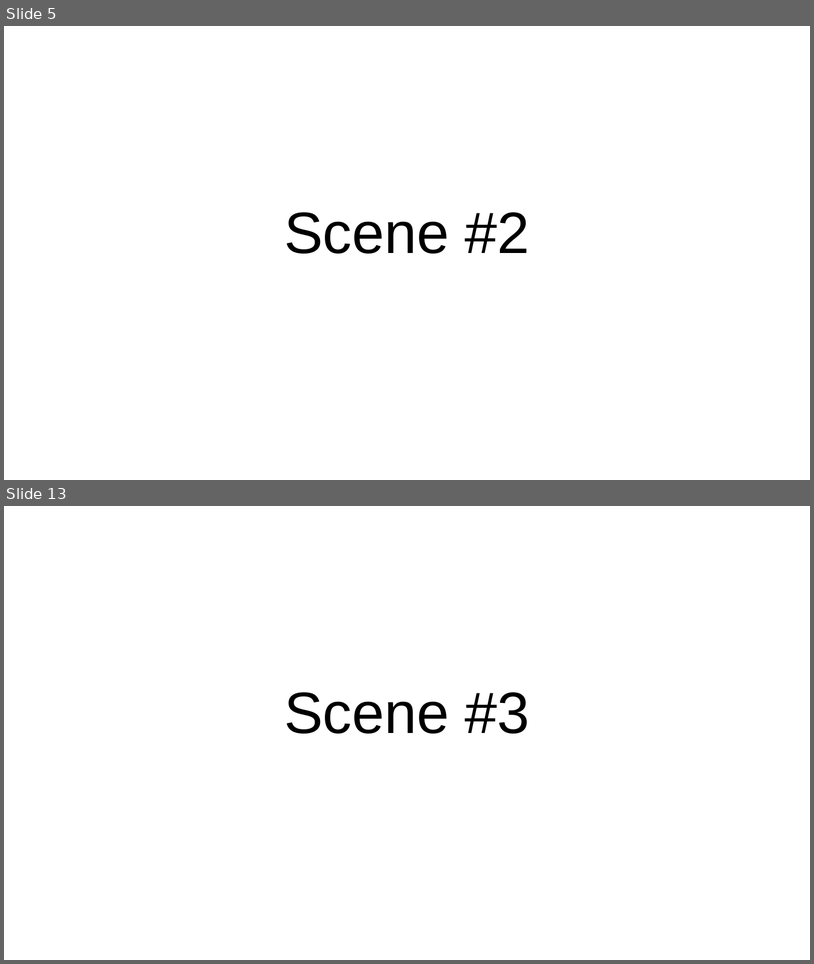
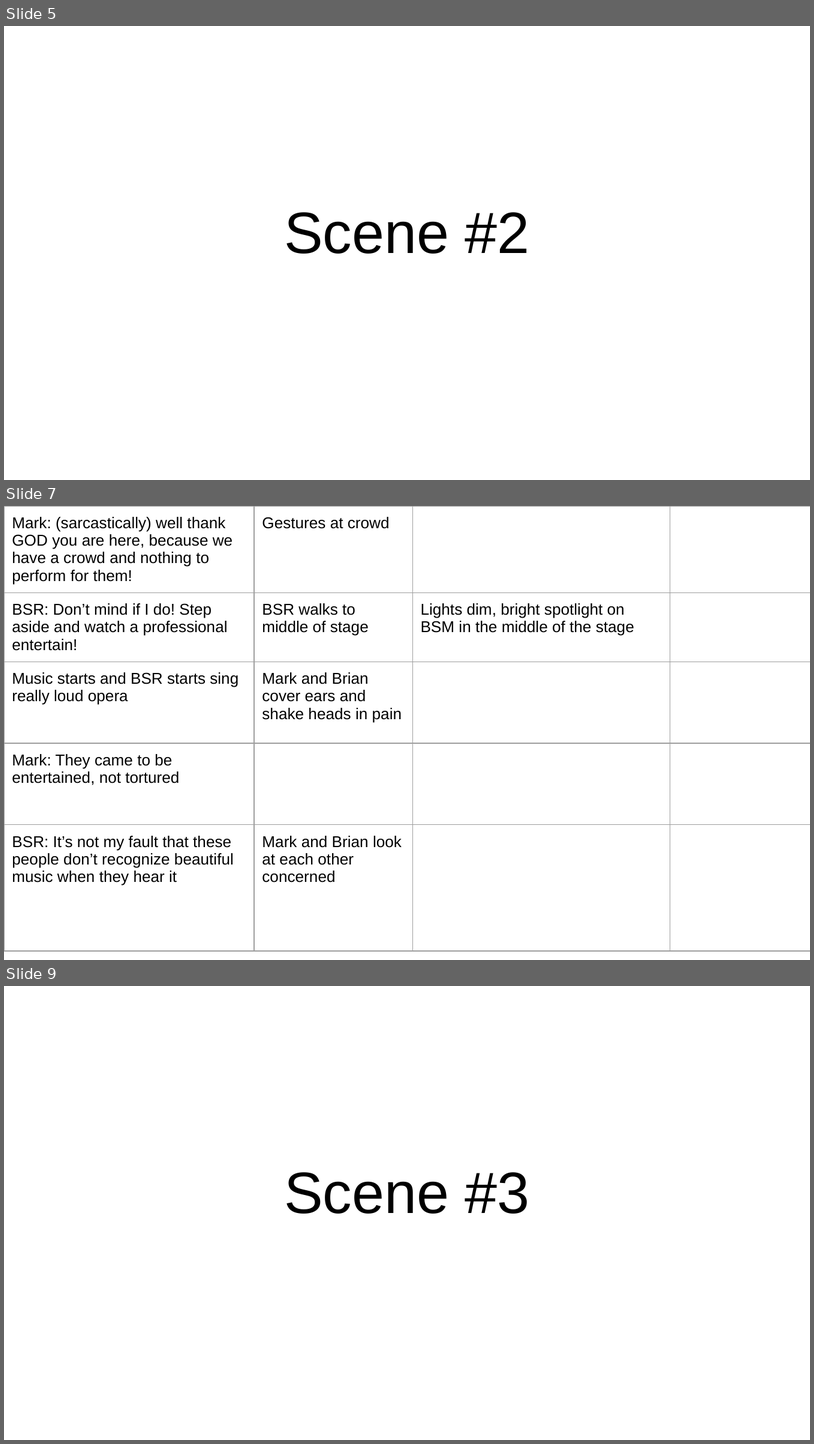
Before and after one commit to poanessa/RobotTheater2017, a slide deck: Capstone play_ Motion Library.pptx. Shown one above the other, each under a label of ours: slides 5 and 13 before the commit, slides 5, 7 and 9 after it; the slides between them are not shown. The pictures are 814x964 and 814x1444 pixels, drawn with LibreOffice and Linux fonts; fonts in the diff are those of the drawing. Boxes give left, top, right and bottom in pixels: in the first picture for what was removed or moved away, otherwise in the second. Text is boxed around its words. In the diff, an @@ line names an element or a change of style, - is before the commit and + after.

```diff
--- a/Capstone play_ Motion Library.pptx
+++ b/Capstone play_ Motion Library.pptx
@@ slide 7 added at [4, 506, 810, 960], background #FFFFFF @@
@@ table added at [4, 506, 810, 888], 5 rows, 4 columns @@
+Mark: (sarcastically) well thank GOD you are here, because we have a crowd and nothing to perform for them! | Gestures at crowd |  | 
+BSR: Don’t mind if I do! Step aside and watch a professional entertain! | BSR walks to middle of stage | Lights dim, bright spotlight on BSM in the middle of the stage | 
+Music starts and BSR starts sing really loud opera | Mark and Brian cover ears and shake heads in pain |  | 
+Mark: They came to be entertained, not tortured |  |  | 
+BSR: It’s not my fault that these people don’t recognize beautiful music when they hear it | Mark and Brian look at each other concerned |  | 
@@ what was slide 13 is now slide 9 @@
```
Also in this commit, not shown: 1 slide changed, 10 other slides added, 9 slides removed.
